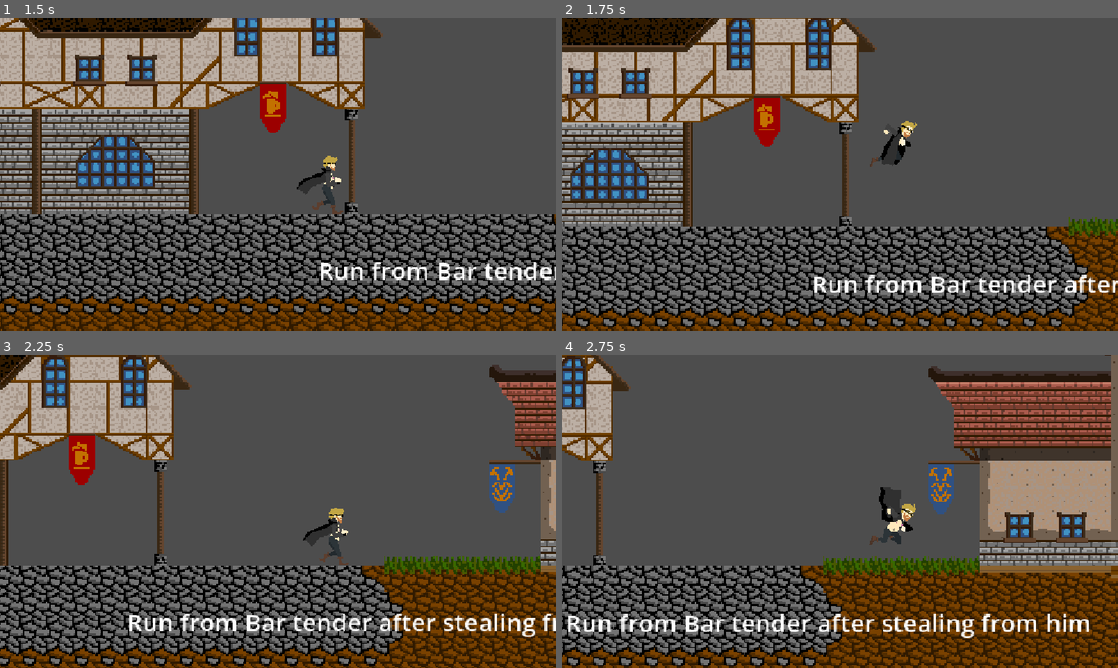
Above: before the commit, frames 1-4 (two rows, left to right).
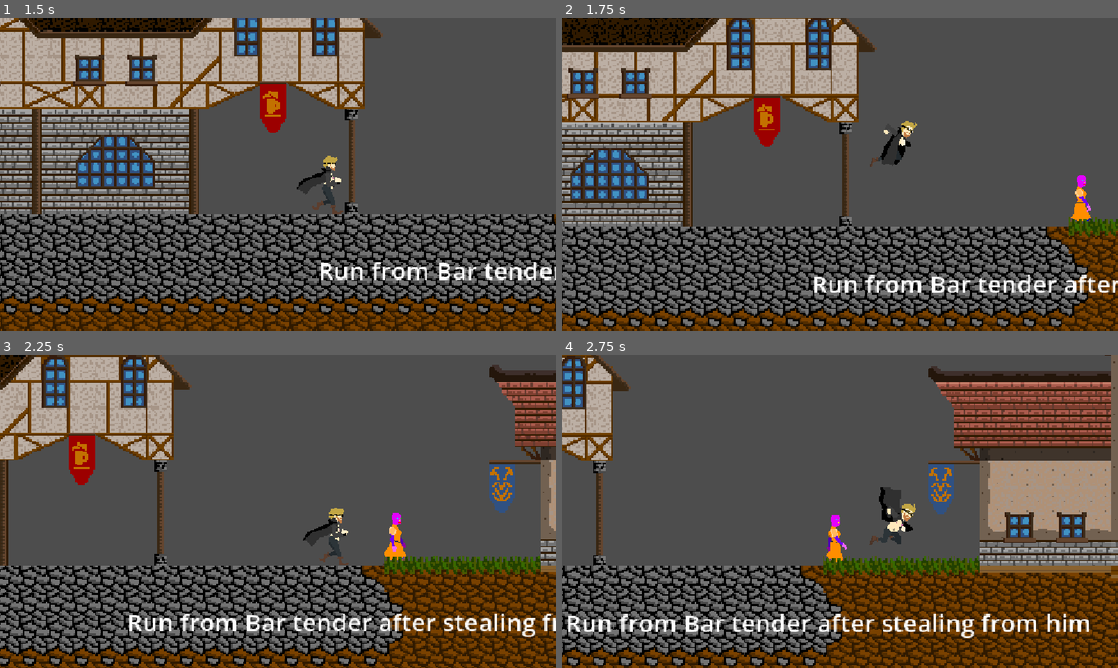
Above: after the commit, the same moments.

Repository: Cafle/craftpix-gamejam
Game: Godot game, scene res://Scenes/UI/Title.tscn
Two runs of this game, one before a commit and one after it. Both use one fixed random seed, a clock stepped at 60 frames per second and the inputs below.
Inputs:
- Up to frame 1 (1.5 s): click "ReJourney" at 0.5 s; hold Right (ui_right) from 1.28 s (still down)
- Up to frame 2 (1.75 s): keep holding Right (ui_right); tap Up (ui_up) at 1.52 s
- Up to frame 3 (2.25 s): keep holding Right (ui_right)
- Up to frame 4 (2.75 s): keep holding Right (ui_right); tap Up (ui_up) at 2.27 s

Frame 1 is identical in both runs. In frame 2, 0.3% of the frame differs, in the area x 91-96%, y 50-67%; in frame 3, 0.3%, in the area x 68-73%, y 50-68%; in frame 4, 0.3%.

Commit message:
NPC started

Diff:
--- /dev/null
+++ b/Assets/SFX/NPC_shader.gdshader
@@ -0,0 +1,19 @@
+shader_type canvas_item;
+
+const int MAX_COLORS = 8;
+
+uniform vec3 key_colors[MAX_COLORS] : source_color;
+uniform vec3 new_colors[MAX_COLORS] : source_color;
+uniform int active_count = 0;
+uniform float tolerance : hint_range(0.0, 0.5) = 0.05;
+
+void fragment() {
+    vec4 tex = texture(TEXTURE, UV);
+    for (int i = 0; i < active_count; i++) {
+        if (distance(tex.rgb, key_colors[i]) < tolerance) {
+            tex.rgb = new_colors[i];
+            break;
+        }
+    }
+    COLOR = tex;
+}
--- a/Scenes/Level/1.tscn
+++ b/Scenes/Level/1.tscn
@@ -9,6 +9,9 @@
 [ext_resource type="PackedScene" uid="uid://brdee6rjftvff" path="res://Scenes/UI/Pause.tscn" id="6_o4euo"]
 [ext_resource type="PackedScene" uid="uid://bccucur7ysjjx" path="res://Scenes/Sprites/Coin.tscn" id="7_nj43y"]
 [ext_resource type="PackedScene" uid="uid://crd5g28nkhiw7" path="res://Scenes/UI/crate_object.tscn" id="8_mdlhh"]
+[ext_resource type="Texture2D" uid="uid://cscq1pcpbmqn3" path="res://Assets/Character/NPCsheet.png" id="10_arfpa"]
+[ext_resource type="Shader" uid="uid://g16ywxhl53ou" path="res://Assets/SFX/NPC_shader.gdshader" id="10_hs1xu"]
+[ext_resource type="Script" uid="uid://bm8cuw5sxwaft" path="res://Scenes/Level/NPC.gd" id="11_jnyrv"]
 
 [sub_resource type="PhysicsMaterial" id="PhysicsMaterial_6ncyj"]
 friction = 0.0
@@ -3279,6 +3282,98 @@
 sources/0 = SubResource("TileSetAtlasSource_arfpa")
 sources/2 = SubResource("TileSetAtlasSource_jnyrv")
 
+[sub_resource type="ShaderMaterial" id="ShaderMaterial_jnyrv"]
+shader = ExtResource("10_hs1xu")
+shader_parameter/key_colors = PackedColorArray(0, 0, 0, 1, 0, 0, 0, 1, 0, 0, 0, 1, 0, 0, 0, 1, 0, 0, 0, 1, 0, 0, 0, 1, 0, 0, 0, 1, 0, 0, 0, 1)
+shader_parameter/new_colors = PackedColorArray(0, 0, 0, 1, 0, 0, 0, 1, 0, 0, 0, 1, 0, 0, 0, 1, 0, 0, 0, 1, 0, 0, 0, 1, 0, 0, 0, 1, 0, 0, 0, 1)
+shader_parameter/active_count = 0
+shader_parameter/tolerance = 0.05
+
+[sub_resource type="AtlasTexture" id="AtlasTexture_jnyrv"]
+atlas = ExtResource("10_arfpa")
+region = Rect2(0, 0, 128, 128)
+
+[sub_resource type="AtlasTexture" id="AtlasTexture_hs1xu"]
+atlas = ExtResource("10_arfpa")
+region = Rect2(128, 0, 128, 128)
+
+[sub_resource type="AtlasTexture" id="AtlasTexture_76awh"]
+atlas = ExtResource("10_arfpa")
+region = Rect2(256, 0, 128, 128)
+
+[sub_resource type="AtlasTexture" id="AtlasTexture_ipjxs"]
+atlas = ExtResource("10_arfpa")
+region = Rect2(384, 0, 128, 128)
+
+[sub_resource type="AtlasTexture" id="AtlasTexture_1kgr2"]
+atlas = ExtResource("10_arfpa")
+region = Rect2(512, 0, 128, 128)
+
+[sub_resource type="AtlasTexture" id="AtlasTexture_aq2ub"]
+atlas = ExtResource("10_arfpa")
+region = Rect2(640, 0, 128, 128)
+
+[sub_resource type="AtlasTexture" id="AtlasTexture_8xaiv"]
+atlas = ExtResource("10_arfpa")
+region = Rect2(768, 0, 128, 128)
+
+[sub_resource type="AtlasTexture" id="AtlasTexture_gjnvc"]
+atlas = ExtResource("10_arfpa")
+region = Rect2(896, 0, 128, 128)
+
+[sub_resource type="AtlasTexture" id="AtlasTexture_c78b3"]
+atlas = ExtResource("10_arfpa")
+region = Rect2(1024, 0, 128, 128)
+
+[sub_resource type="AtlasTexture" id="AtlasTexture_1lexa"]
+atlas = ExtResource("10_arfpa")
+region = Rect2(1152, 0, 128, 128)
+
+[sub_resource type="AtlasTexture" id="AtlasTexture_4qyj0"]
+atlas = ExtResource("10_arfpa")
+region = Rect2(1280, 0, 128, 128)
+
+[sub_resource type="SpriteFrames" id="SpriteFrames_0qxnb"]
+animations = [{
+"frames": [{
+"duration": 1.0,
+"texture": SubResource("AtlasTexture_jnyrv")
+}, {
+"duration": 1.0,
+"texture": SubResource("AtlasTexture_hs1xu")
+}, {
+"duration": 1.0,
+"texture": SubResource("AtlasTexture_76awh")
+}, {
+"duration": 1.0,
+"texture": SubResource("AtlasTexture_ipjxs")
+}, {
+"duration": 1.0,
+"texture": SubResource("AtlasTexture_1kgr2")
+}, {
+"duration": 1.0,
+"texture": SubResource("AtlasTexture_aq2ub")
+}, {
+"duration": 1.0,
+"texture": SubResource("AtlasTexture_8xaiv")
+}, {
+"duration": 1.0,
+"texture": SubResource("AtlasTexture_gjnvc")
+}, {
+"duration": 1.0,
+"texture": SubResource("AtlasTexture_c78b3")
+}, {
+"duration": 1.0,
+"texture": SubResource("AtlasTexture_1lexa")
+}, {
+"duration": 1.0,
+"texture": SubResource("AtlasTexture_4qyj0")
+}],
+"loop": 1,
+"name": &"walk",
+"speed": 12.0
+}]
+
 [node name="1" type="Node2D" unique_id=1281663097]
 script = ExtResource("1_autlg")
 
@@ -3367,3 +3462,14 @@
 rotation = 0.0054605007
 theme_override_font_sizes/font_size = 30
 text = "Insert Bar No.2 here. Level ends."
+
+[node name="AnimatedSprite2D" type="AnimatedSprite2D" parent="." unique_id=1998600070]
+material = SubResource("ShaderMaterial_jnyrv")
+position = Vector2(-1165, 547)
+sprite_frames = SubResource("SpriteFrames_0qxnb")
+animation = &"walk"
+autoplay = "walk"
+frame_progress = 0.23658419
+script = ExtResource("11_jnyrv")
+col1 = Color(0.8901961, 0, 1, 1)
+col2 = Color(0.9372549, 0.4117647, 1, 1)
--- /dev/null
+++ b/Scenes/Level/NPC.gd
@@ -0,0 +1,20 @@
+extends AnimatedSprite2D
+
+@export var col1: Color
+@export var col2: Color
+@export var col3: Color
+@export var col4: Color
+@export var col5: Color
+@export var col6: Color
+@export var col7: Color
+# Called when the node enters the scene tree for the first time.
+func _ready() -> void:
+	pass # Replace with function body.
+
+
+# Called every frame. 'delta' is the elapsed time since the previous frame.
+func _process(delta: float) -> void:
+	material.set_shader_parameter("key_color", col1)
+	material.set_shader_parameter("skin_color", Color(0.879, 0.715, 0.594, 1.0))
+	material.set_shader_parameter("key_color", col2)
+	material.set_shader_parameter("skin_color", Color(0.879, 0.715, 0.594, 1.0))
Binary file added: Assets/Character/NPCsheet.ase
Binary file added: Assets/Character/NPCsheet.png
Not shown, added: Assets/Character/NPCsheet.png.import
Not shown, added: Assets/SFX/NPC_shader.gdshader.uid
Binary file added: NPCsheet.ase
Not shown, added: Scenes/Level/NPC.gd.uid
